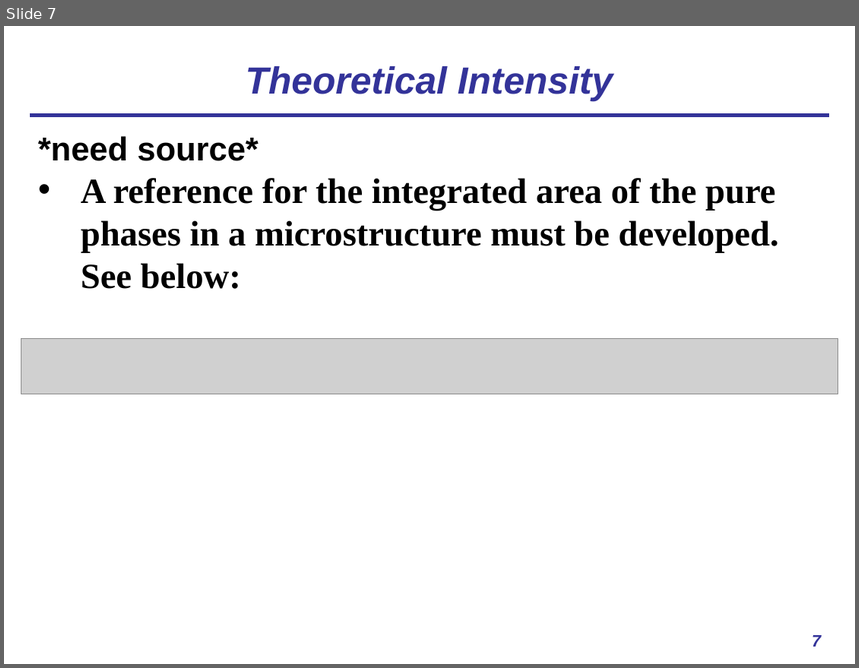
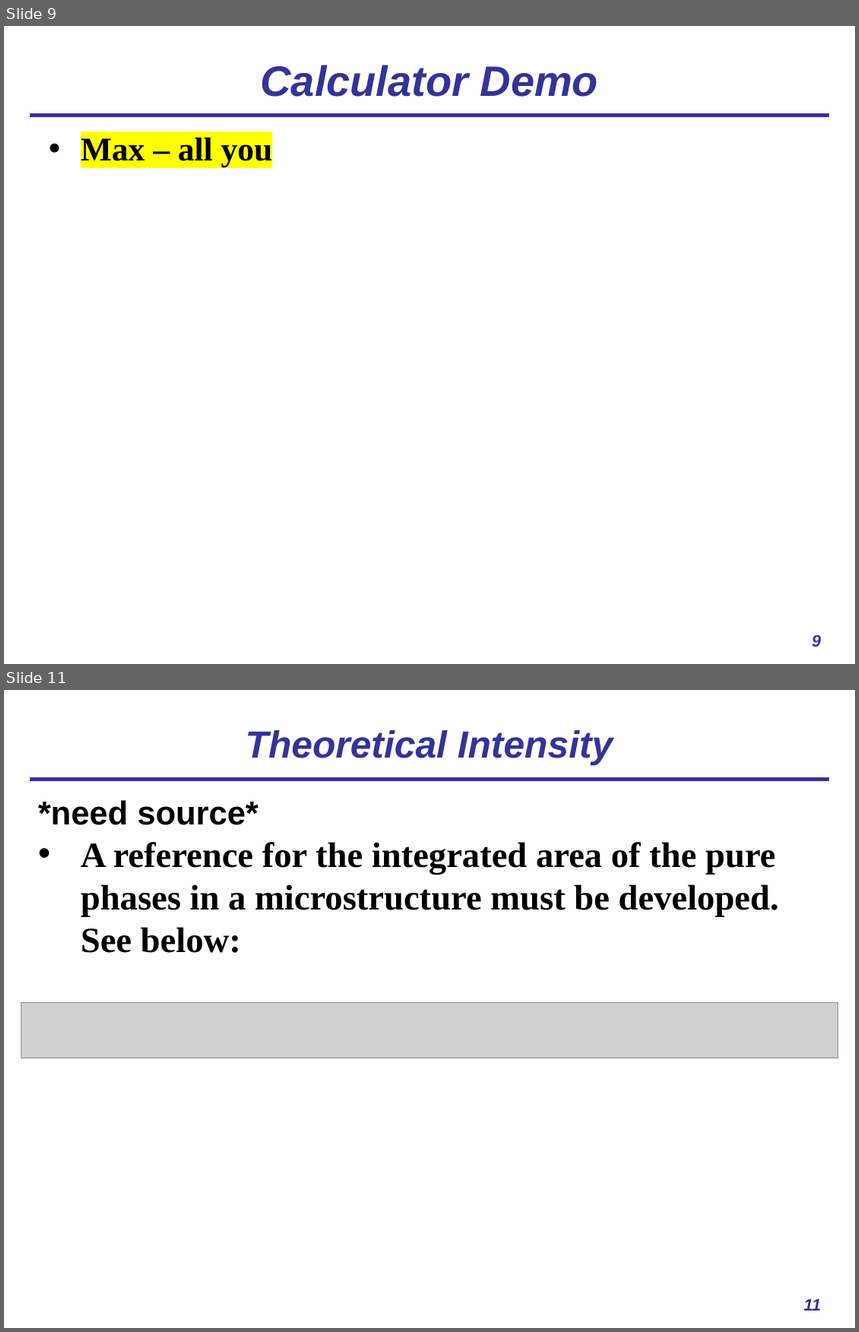
Before and after one commit to usnistgov/AusteniteCalculator, a slide deck: ASPPRC_presentation.pptx. Shown one above the other, each under a label of ours: slide 7 before the commit, slides 9 and 11 after it; the slides between them are not shown. The pictures are 859x668 and 859x1332 pixels, drawn with LibreOffice and Linux fonts; fonts in the diff are those of the drawing; grey boxes stand for pictures. Boxes give left, top, right and bottom in pixels: in the first picture for what was removed or moved away, otherwise in the second. Text is boxed around its words. In the diff, an @@ line names an element or a change of style, - is before the commit and + after.

```diff
--- a/ASPPRC_presentation.pptx
+++ b/ASPPRC_presentation.pptx
@@ slide 9 added at (x1=4, y1=26, x2=855, y2=664), background #FFFFFF; not listed: 1 template element that a slide beside it also shows @@
@@ title added at (x1=260, y1=65, x2=599, y2=97), 36 pt, text #333399, bold, italic @@
+Calculator Demo
@@ text added at (x1=81, y1=135, x2=273, y2=167), 28 pt, text #000000, bold @@
+• Max – all you
@@ page number added at (x1=812, y1=636, x2=821, y2=647), 14 pt, text #333399, bold, italic @@
+9
@@ what was slide 7 is now slide 11 @@
@@ page number at (x1=804, y1=1300, x2=822, y2=1311): text changed @@
-7
+11
```
Also in this commit, not shown: 5 slides changed, 5 other slides added, 2 slides removed.
